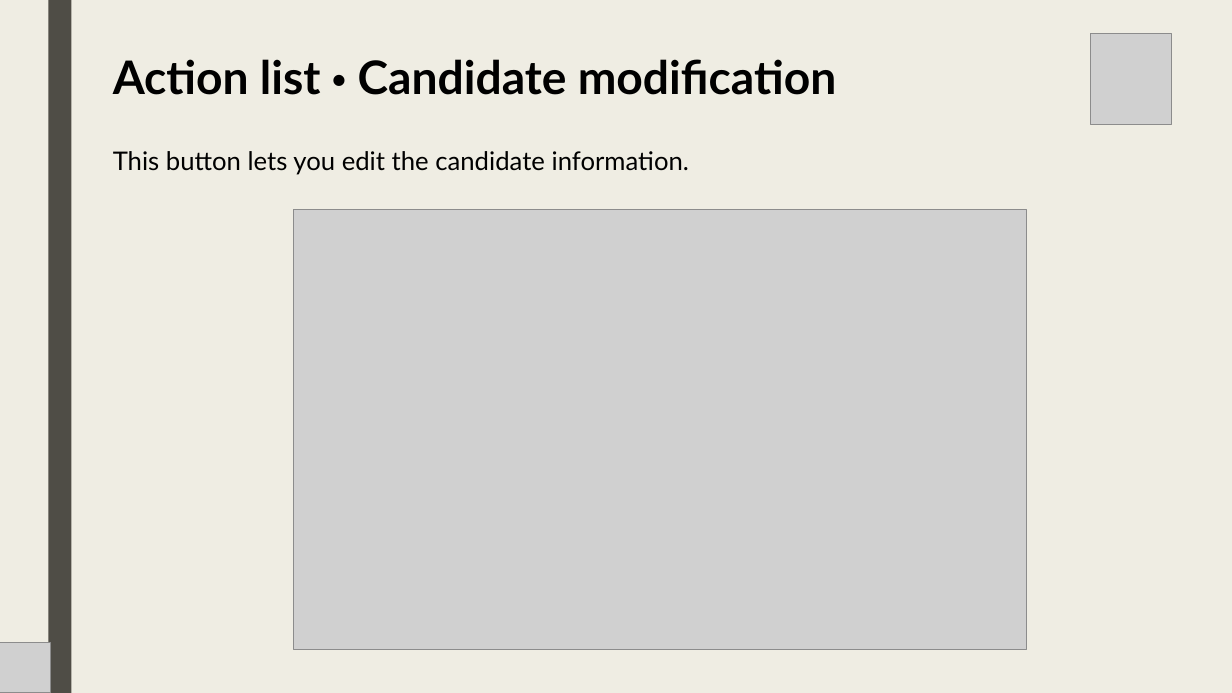
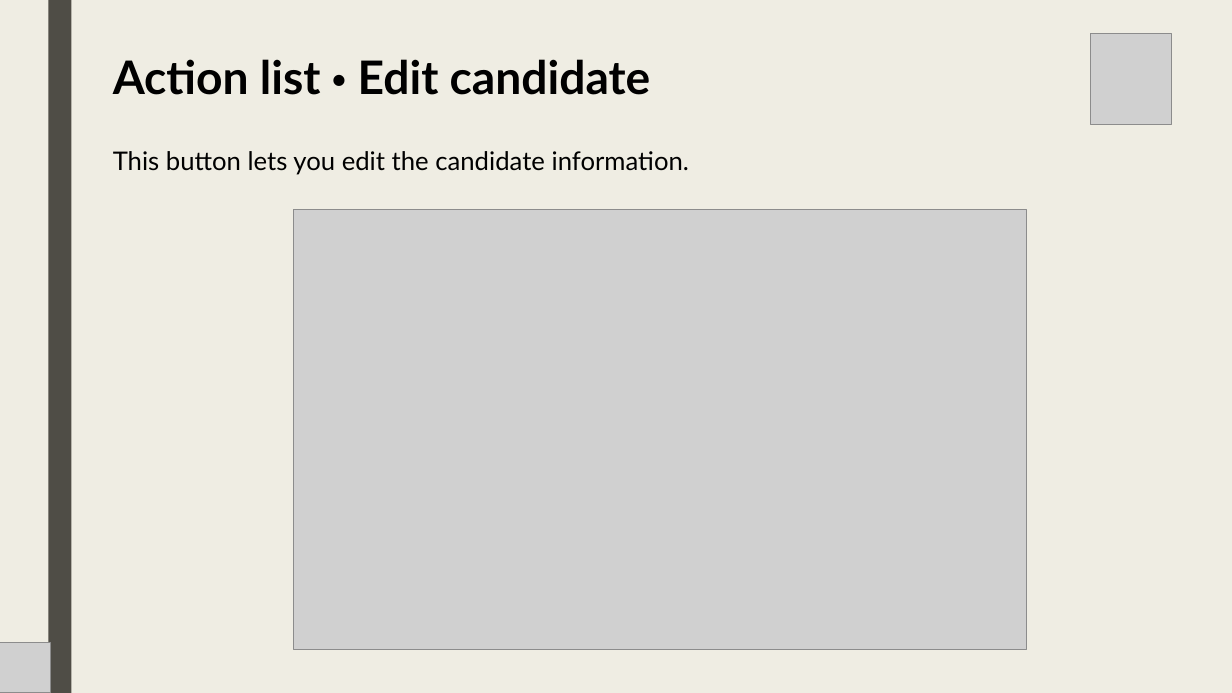
Before and after one commit to lt-scuolalavoro/suit, a slide deck: slide 11 of resources/EN - Suit Database + Backup Slides.pptx. Drawn at 1232x693 pixels with LibreOffice and Linux fonts; fonts in the diff are those of the drawing; grey boxes stand for pictures. Boxes give left, top, right and bottom in pixels: in the first picture for what was removed or moved away, otherwise in the second. Text is boxed around its words. In the diff, an @@ line names an element or a change of style, - is before the commit and + after.

```diff
--- a/resources/EN - Suit Database + Backup Slides.pptx
+++ b/resources/EN - Suit Database + Backup Slides.pptx
@@ title at [113, 59, 651, 95]: text changed @@
-Action list • Candidate modification
+Action list • Edit candidate
```
Also in this commit, not shown: 4 other slides changed, 1 other file.
